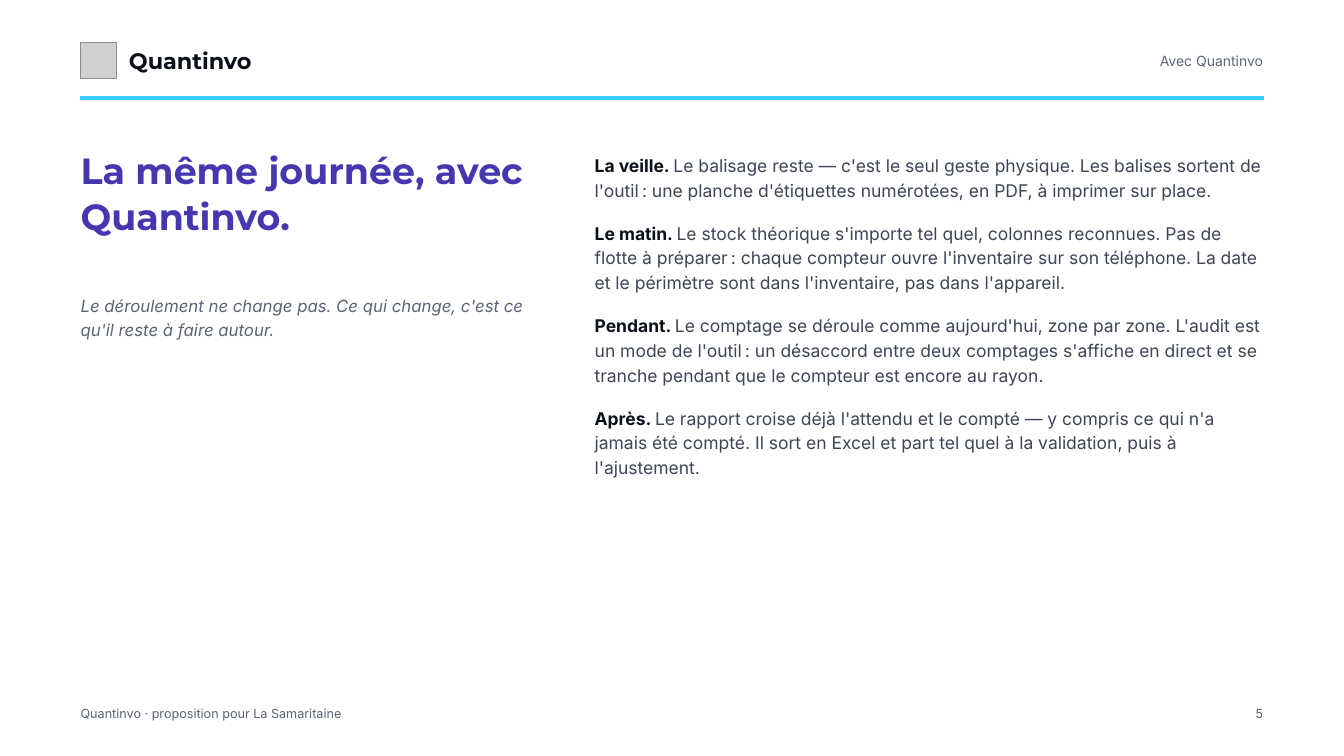
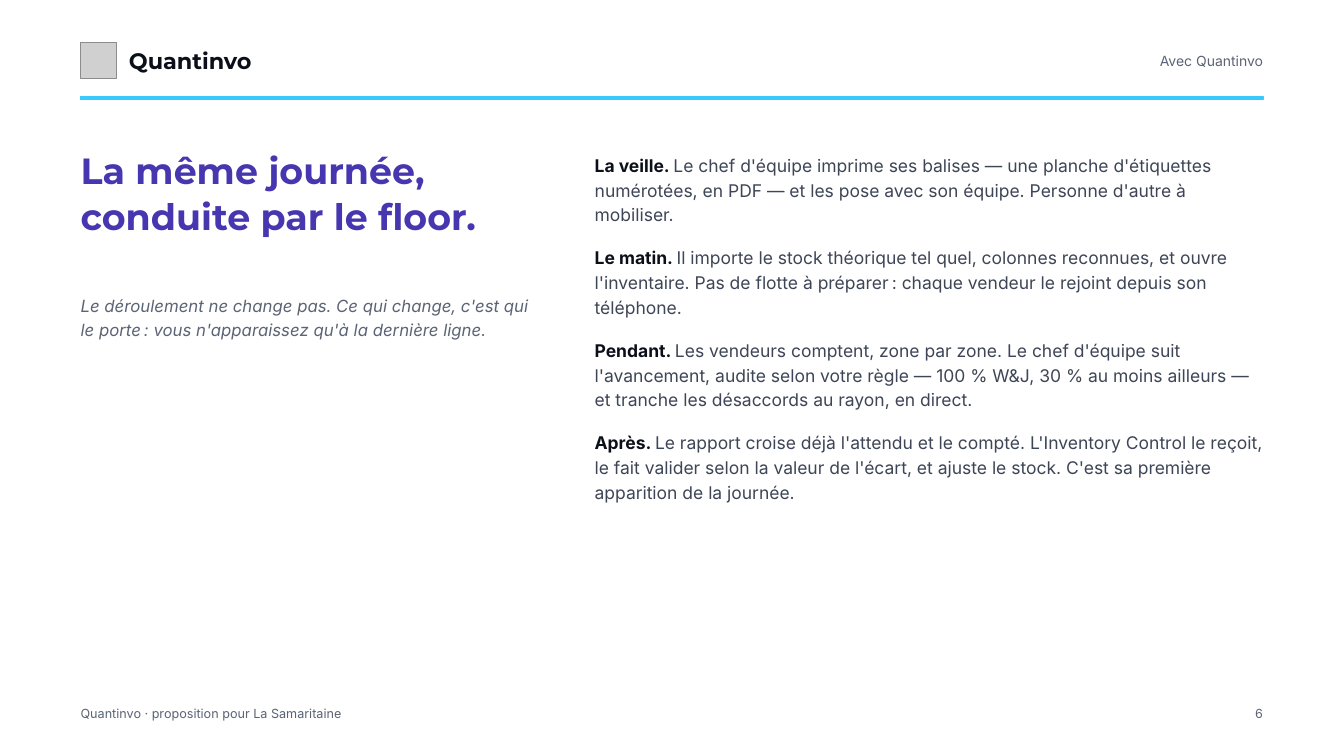
Before and after one commit to devkaylab/Inventaire, a slide deck: slide 6 of docs/entreprise/deck/Quantinvo-Samaritaine-marque.pptx (slide 5 before the commit). Drawn at 1344x756 pixels with LibreOffice and Linux fonts; fonts in the diff are those of the drawing; grey boxes stand for pictures. Boxes give left, top, right and bottom in pixels: in the first picture for what was removed or moved away, otherwise in the second. Text is boxed around its words. In the diff, an @@ line names an element or a change of style, - is before the commit and + after.

```diff
--- a/docs/entreprise/deck/Quantinvo-Samaritaine-marque.pptx
+++ b/docs/entreprise/deck/Quantinvo-Samaritaine-marque.pptx
@@ text at [81, 155, 476, 237]: text changed @@
-La même journée, avec Quantinvo.
+La même journée, conduite par le floor.
@@ text at [595, 158, 1262, 503]: text changed @@
-La veille. Le balisage reste — c'est le seul geste physique. Les balises sortent de l'outil : une planche d'étiquettes numérotées, en PDF, à imprimer sur place.
-Le matin. Le stock théorique s'importe tel quel, colonnes reconnues. Pas de flotte à préparer : chaque compteur ouvre l'inventaire sur son téléphone. La date et le périmètre sont dans l'inventaire, pas dans l'appareil.
-Pendant. Le comptage se déroule comme aujourd'hui, zone par zone. L'audit est un mode de l'outil : un désaccord entre deux comptages s'affiche en direct et se tranche pendant que le compteur est encore au rayon.
-Après. Le rapport croise déjà l'attendu et le compté — y compris ce qui n'a jamais été compté. Il sort en Excel et part tel quel à la validation, puis à l'ajustement.
+La veille. Le chef d'équipe imprime ses balises — une planche d'étiquettes numérotées, en PDF — et les pose avec son équipe. Personne d'autre à mobiliser.
+Le matin. Il importe le stock théorique tel quel, colonnes reconnues, et ouvre l'inventaire. Pas de flotte à préparer : chaque vendeur le rejoint depuis son téléphone.
+Pendant. Les vendeurs comptent, zone par zone. Le chef d'équipe suit l'avancement, audite selon votre règle — 100 % W&J, 30 % au moins ailleurs — et tranche les désaccords au rayon, en direct.
+Après. Le rapport croise déjà l'attendu et le compté. L'Inventory Control le reçoit, le fait valider selon la valeur de l'écart, et ajuste le stock. C'est sa première apparition de la journée.
@@ text at [81, 299, 528, 340]: text changed @@
-Le déroulement ne change pas. Ce qui change, c'est ce qu'il reste à faire autour.
+Le déroulement ne change pas. Ce qui change, c'est qui le porte : vous n'apparaissez qu'à la dernière ligne.
@@ text at [1255, 709, 1263, 718]: text changed @@
-5
+6
```
Also in this commit, not shown: 13 other slides changed, 1 slide added, 3 other files.
